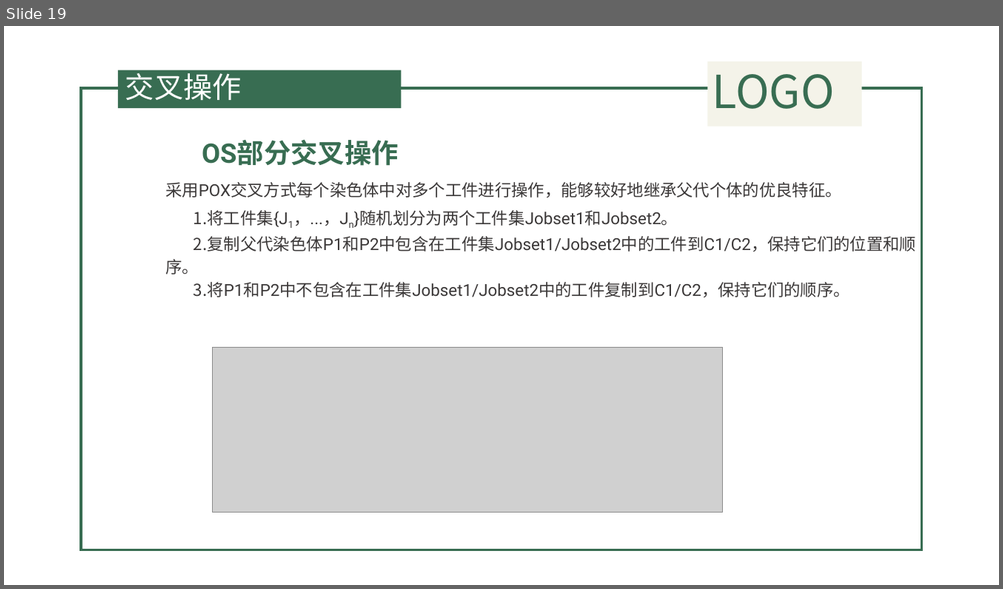
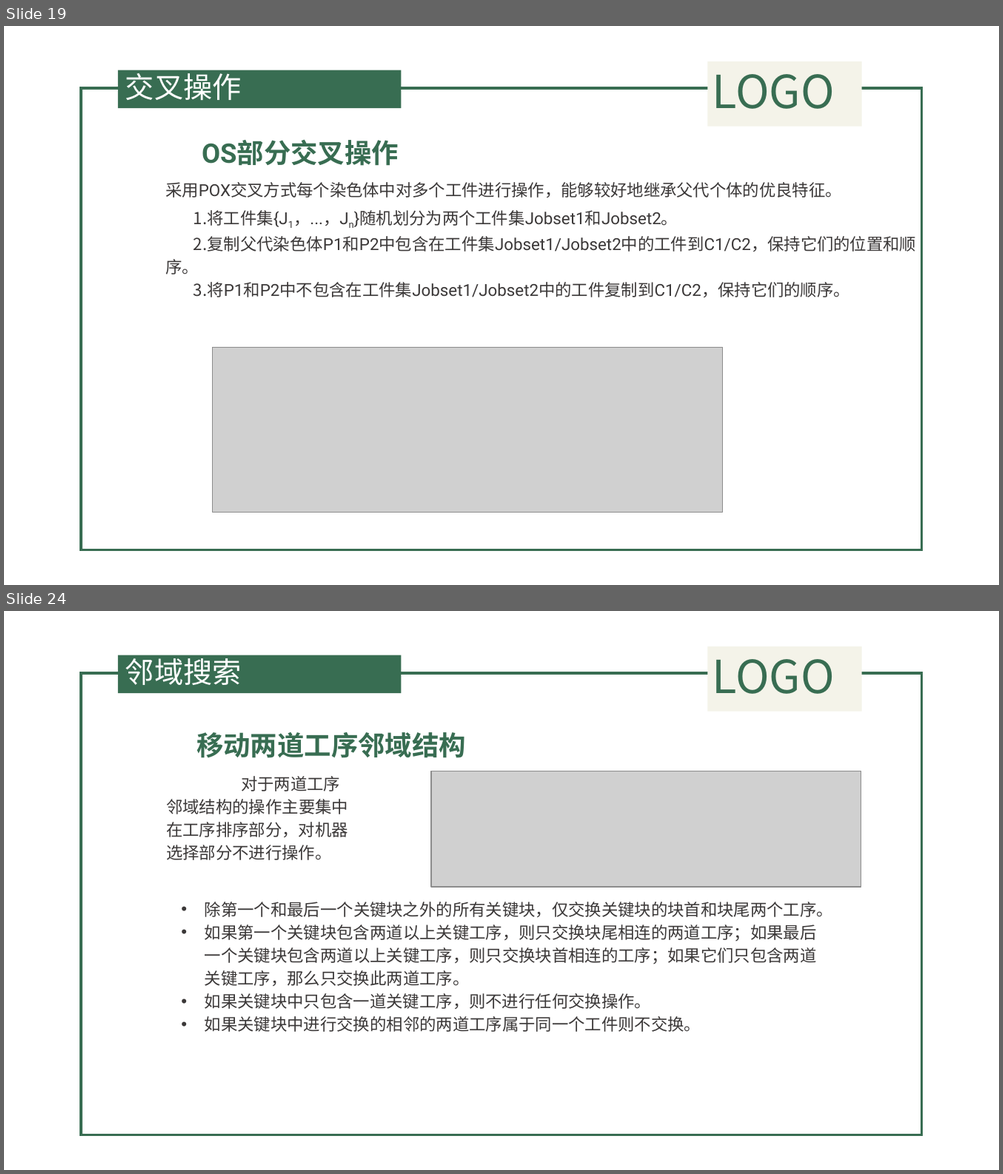
Before and after one commit to QuanQuan6/copy2, a slide deck: 遗传算法.pptx. Shown one above the other, each under a label of ours: slide 19 before the commit, slides 19 and 24 after it; the slides between them are not shown. The pictures are 1003x589 and 1003x1174 pixels, drawn with LibreOffice and Linux fonts; fonts in the diff are those of the drawing; grey boxes stand for pictures; background and template pictures are left out. Boxes give left, top, right and bottom in pixels: in the first picture for what was removed or moved away, otherwise in the second. Text is boxed around its words. In the diff, an @@ line names an element or a change of style, - is before the commit and + after.

```diff
--- a/遗传算法.pptx
+++ b/遗传算法.pptx
@@ slide 24 added at (4, 611, 999, 1170), background picture (left out); not listed: 4 template elements that a slide beside it also shows @@
@@ title added at (125, 653, 242, 685), 28 pt, text #FFFFFF @@
+邻域搜索
@@ text added at (196, 732, 466, 758), 26 pt, text #386D52, bold @@
+移动两道工序邻域结构
@@ text added at (166, 776, 348, 860), 16 pt, text #3B3838 @@
+对于两道工序邻域结构的操作主要集中在工序排序部分，对机器选择部分不进行操作。
@@ picture added at (431, 771, 860, 887) @@
@@ text added at (205, 902, 833, 1032), 16 pt, text #3B3838 @@
+• 除第一个和最后一个关键块之外的所有关键块，仅交换关键块的块首和块尾两个工序。
+• 如果第一个关键块包含两道以上关键工序，则只交换块尾相连的两道工序；如果最后一个关键块包含两道以上关键工序，则只交换块首相连的工序；如果它们只包含两道关键工序，那么只交换此两道工序。
+• 如果关键块中只包含一道关键工序，则不进行任何交换操作。
+• 如果关键块中进行交换的相邻的两道工序属于同一个工件则不交换。
```
Also in this commit, not shown: 4 slides changed, 3 other slides added, 4 other files.
